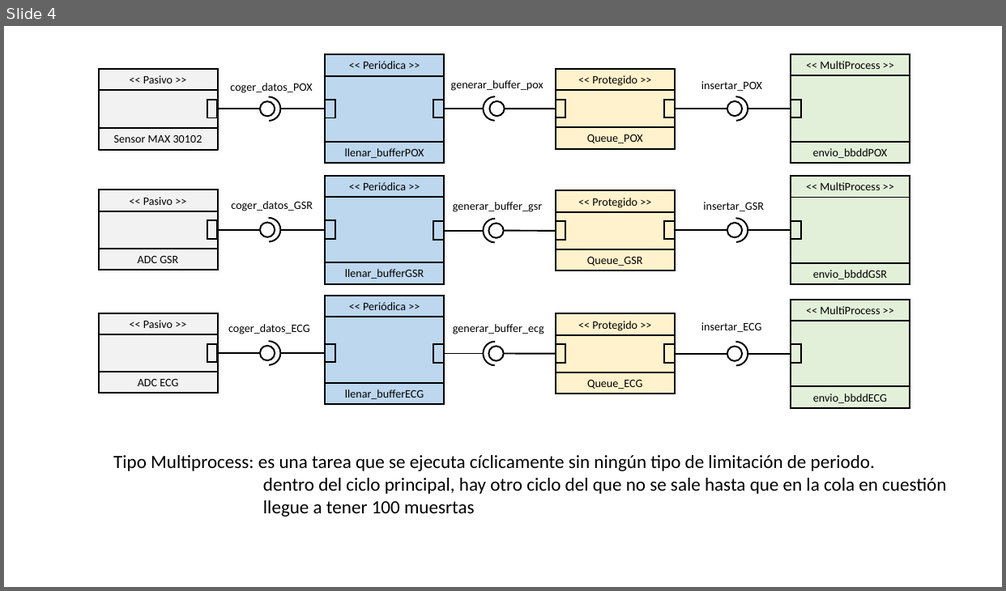
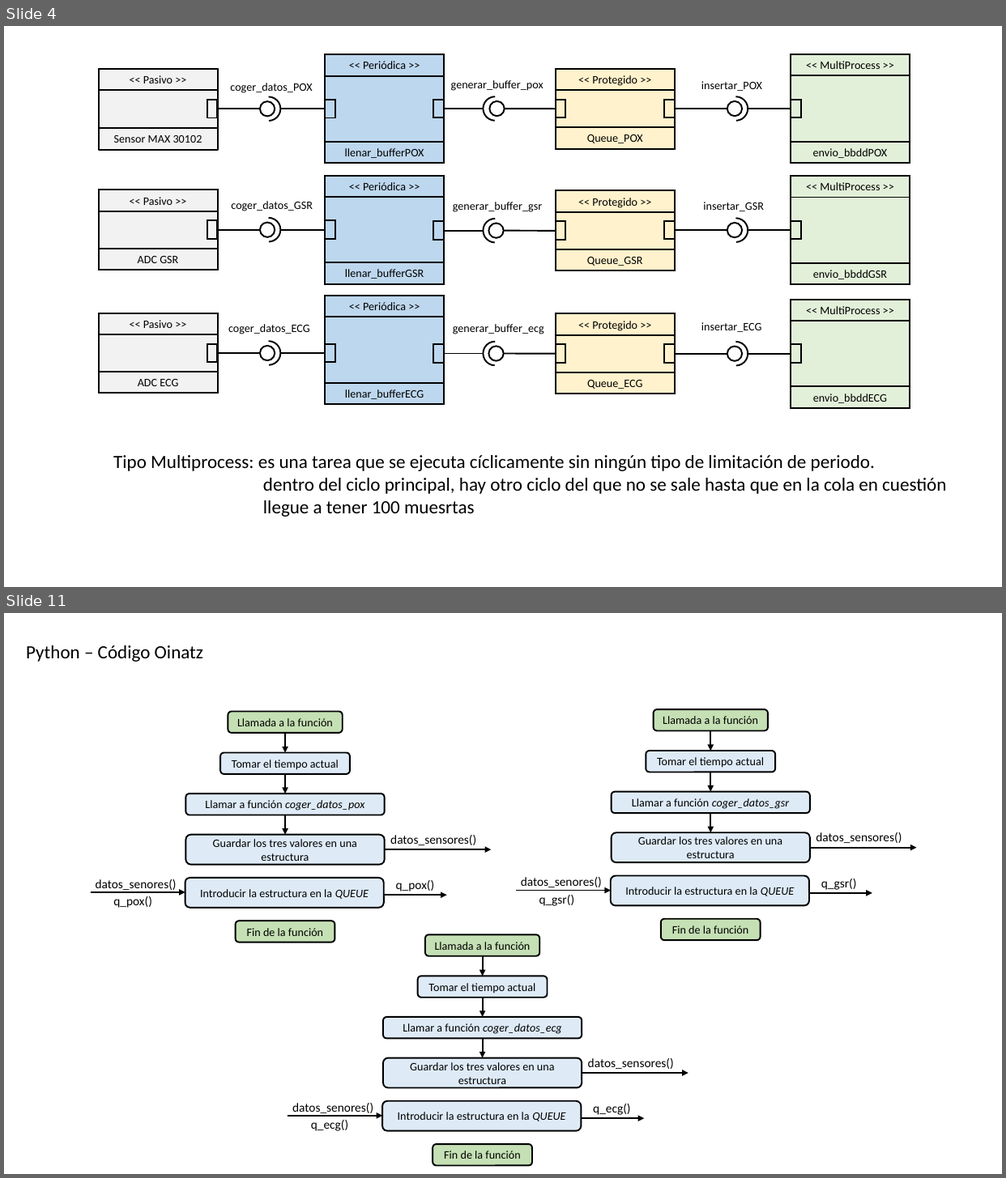
Before and after one commit to GICI-UPV-EHU/Biosignals-HW, a slide deck: Words y Excel/Imagenes.pptx. Shown one above the other, each under a label of ours: slide 4 before the commit, slides 4 and 11 after it; the slides between them are not shown. The pictures are 1006x591 and 1006x1178 pixels, drawn with LibreOffice and Linux fonts; fonts in the diff are those of the drawing. Boxes give left, top, right and bottom in pixels: in the first picture for what was removed or moved away, otherwise in the second. Text is boxed around its words. In the diff, an @@ line names an element or a change of style, - is before the commit and + after.

```diff
--- a/Words y Excel/Imagenes.pptx
+++ b/Words y Excel/Imagenes.pptx
@@ slide 11 added at (4,613,1002,1174), background #FFFFFF @@
@@ text added at (26,645,203,662), 18 pt, text #000000 @@
+Python – Código Oinatz
@@ group added at (90,711,492,943): 6 rounded rectangles, 6 arrows, 4 texts @@
+datos_senores()
+Tomar el tiempo actual
+Llamar a función coger_datos_pox
+Guardar los tres valores en una estructura
+datos_sensores()
+Fin de la función
+q_pox()
+Llamada a la función
+Introducir la estructura en la QUEUE
+q_pox()
@@ group added at (516,709,917,941): 6 rounded rectangles, 6 arrows, 4 texts @@
+datos_senores()
+Tomar el tiempo actual
+Llamar a función coger_datos_gsr
+Guardar los tres valores en una estructura
+datos_sensores()
+Fin de la función
+q_gsr()
+Llamada a la función
+Introducir la estructura en la QUEUE
+q_gsr()
@@ group added at (288,935,688,1166): 6 rounded rectangles, 6 arrows, 4 texts @@
+datos_senores()
+Tomar el tiempo actual
+Llamar a función coger_datos_ecg
+Guardar los tres valores en una estructura
+datos_sensores()
+Fin de la función
+q_ecg()
+Llamada a la función
+Introducir la estructura en la QUEUE
+q_ecg()
```
Also in this commit, not shown: 1 slide changed, 5 other slides added.
